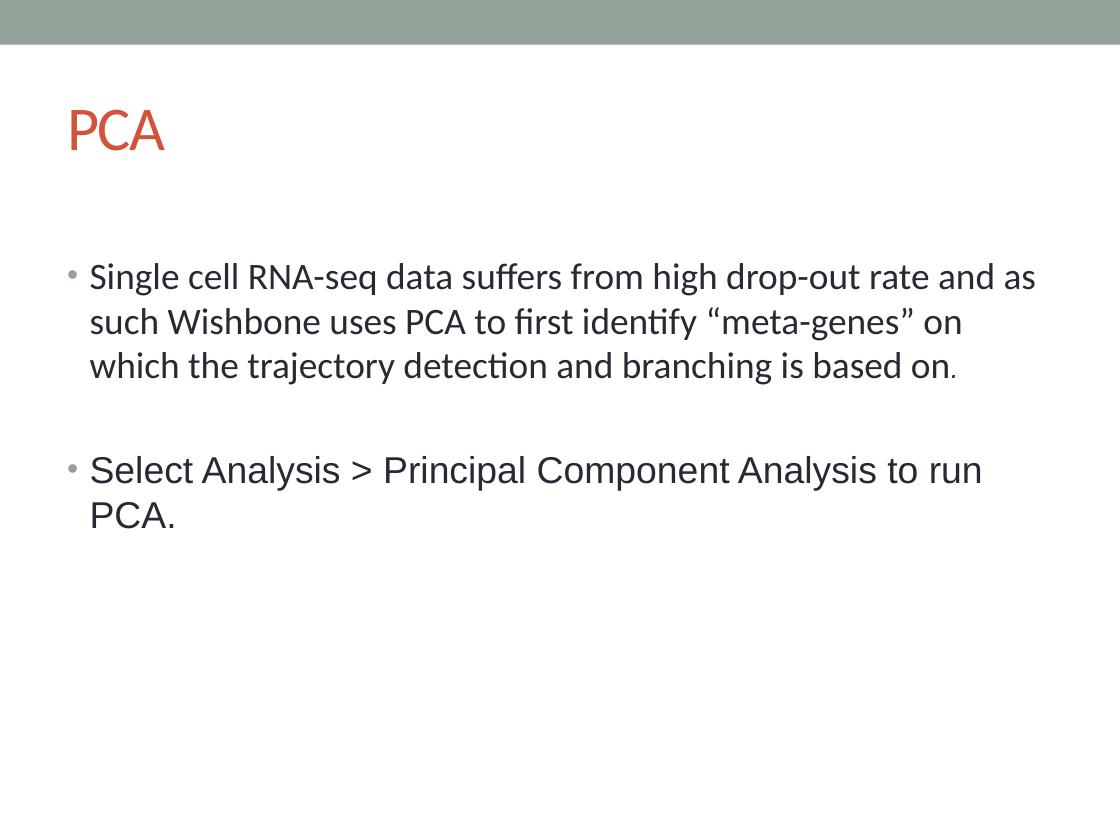
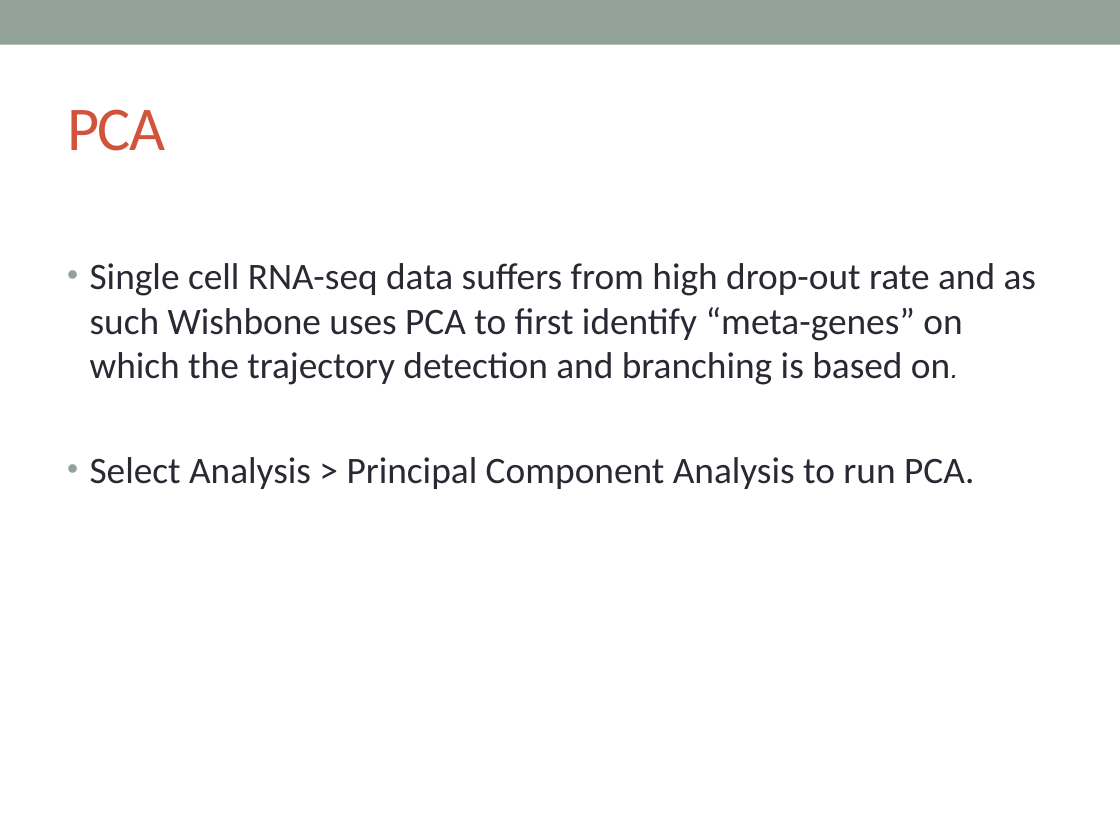
Before and after one commit to KrishnaswamyLab/MAGIC, a slide deck: slide 7 of docs/wishbone_tutorial.pptx. Drawn at 1120x840 pixels with LibreOffice and Linux fonts; fonts in the diff are those of the drawing. Boxes give left, top, right and bottom in pixels: in the first picture for what was removed or moved away, otherwise in the second. Text is boxed around its words. In the diff, an @@ line names an element or a change of style, - is before the commit and + after.

```diff
--- a/docs/wishbone_tutorial.pptx
+++ b/docs/wishbone_tutorial.pptx
@@ text at <box>90,457,974,489</box>: font Arial to Calibri in "Select Analysis > Principal Component Analysis to ..." @@
```
Also in this commit, not shown: 1 other slide changed.
